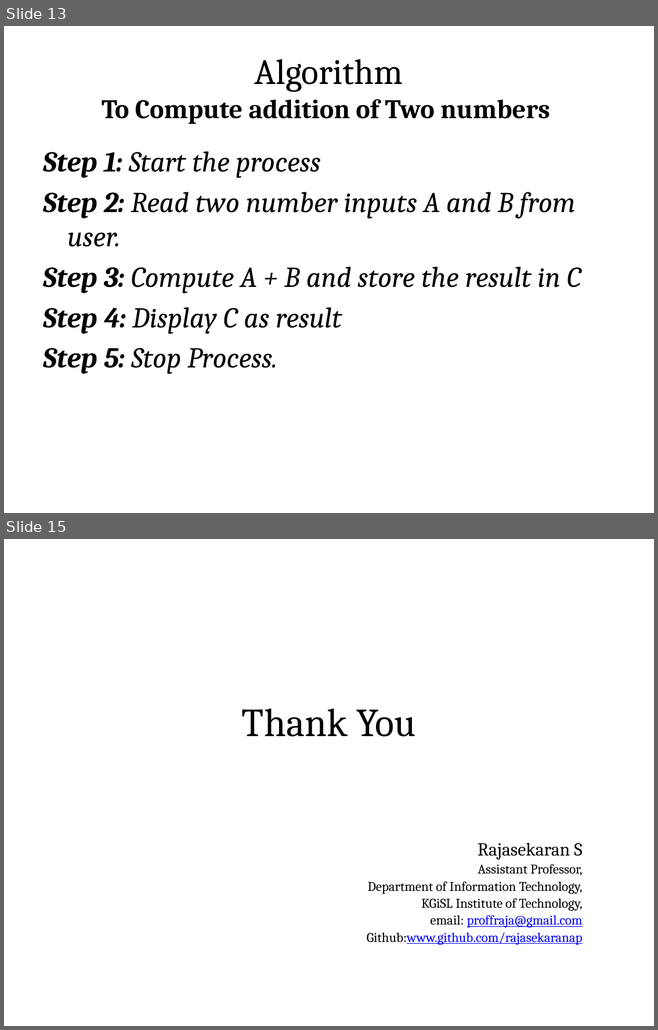
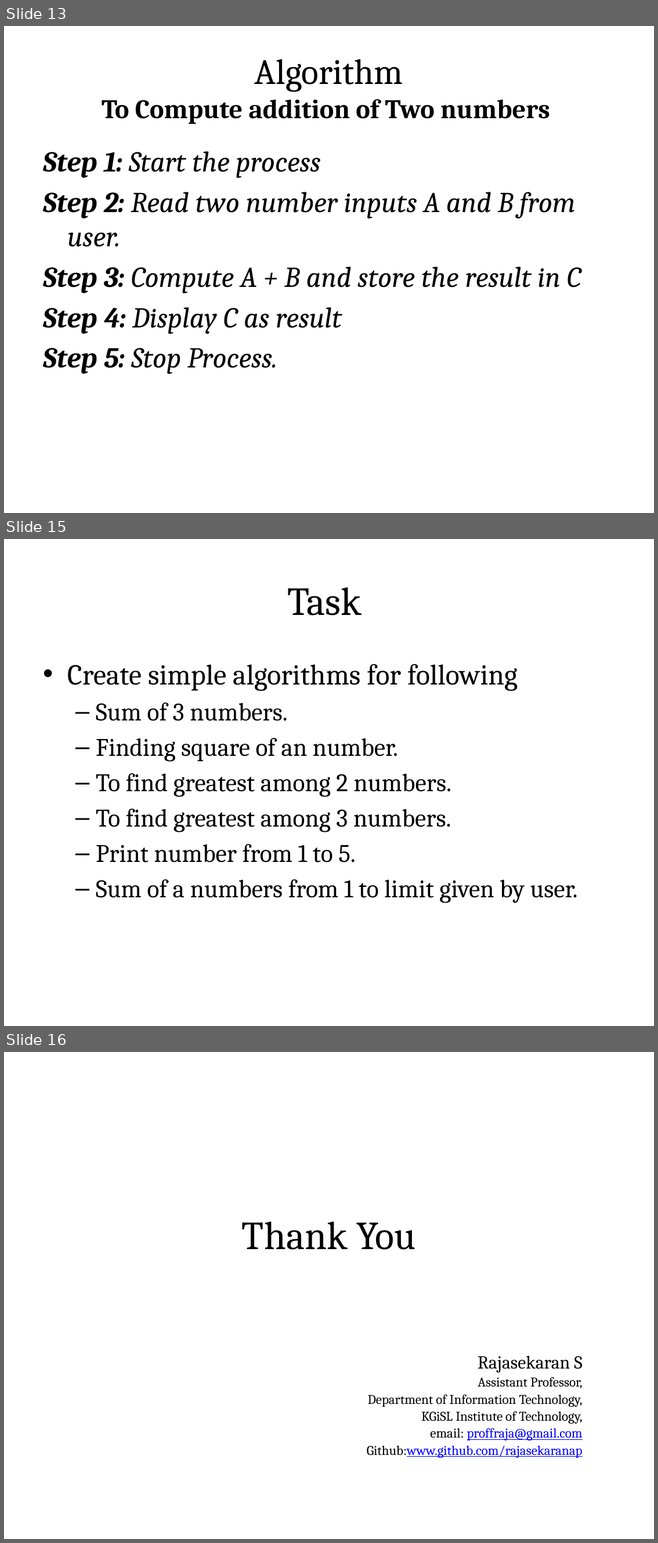
Before and after one commit to rajasekaran36/GE8151-Problem-Solving-and-Python-Programming, a slide deck: Slides/Unit 1/GE8151-U1-1-Algorithms.pptx. Shown one above the other, each under a label of ours: slides 13 and 15 before the commit, slides 13, 15 and 16 after it; the slides between them are not shown. The pictures are 658x1030 and 658x1543 pixels, drawn with LibreOffice and Linux fonts; fonts in the diff are those of the drawing. Boxes give left, top, right and bottom in pixels: in the first picture for what was removed or moved away, otherwise in the second. Text is boxed around its words. In the diff, an @@ line names an element or a change of style, - is before the commit and + after.

```diff
--- a/Slides/Unit 1/GE8151-U1-1-Algorithms.pptx
+++ b/Slides/Unit 1/GE8151-U1-1-Algorithms.pptx
@@ slide 15 added at bbox=[4, 539, 654, 1026], background #FFFFFF @@
@@ title added at bbox=[36, 559, 621, 640], fill gradient #DAFDA7 to #E4FCC2 to #F5FFE7, outline #98B955 0.75 pt, 44 pt, text #000000 @@
+Task
@@ text added at bbox=[67, 664, 578, 903], 28 pt, text #000000 @@
+• Create simple algorithms for following
+  – Sum of 3 numbers.
+  – Finding square of an number.
+  – To find greatest among 2 numbers.
+  – To find greatest among 3 numbers.
+  – Print number from 1 to 5.
+  – Sum of a numbers from 1 to limit given by user.
@@ what was slide 15 is now slide 16 @@
```
Also in this commit, not shown: 1 other file.
